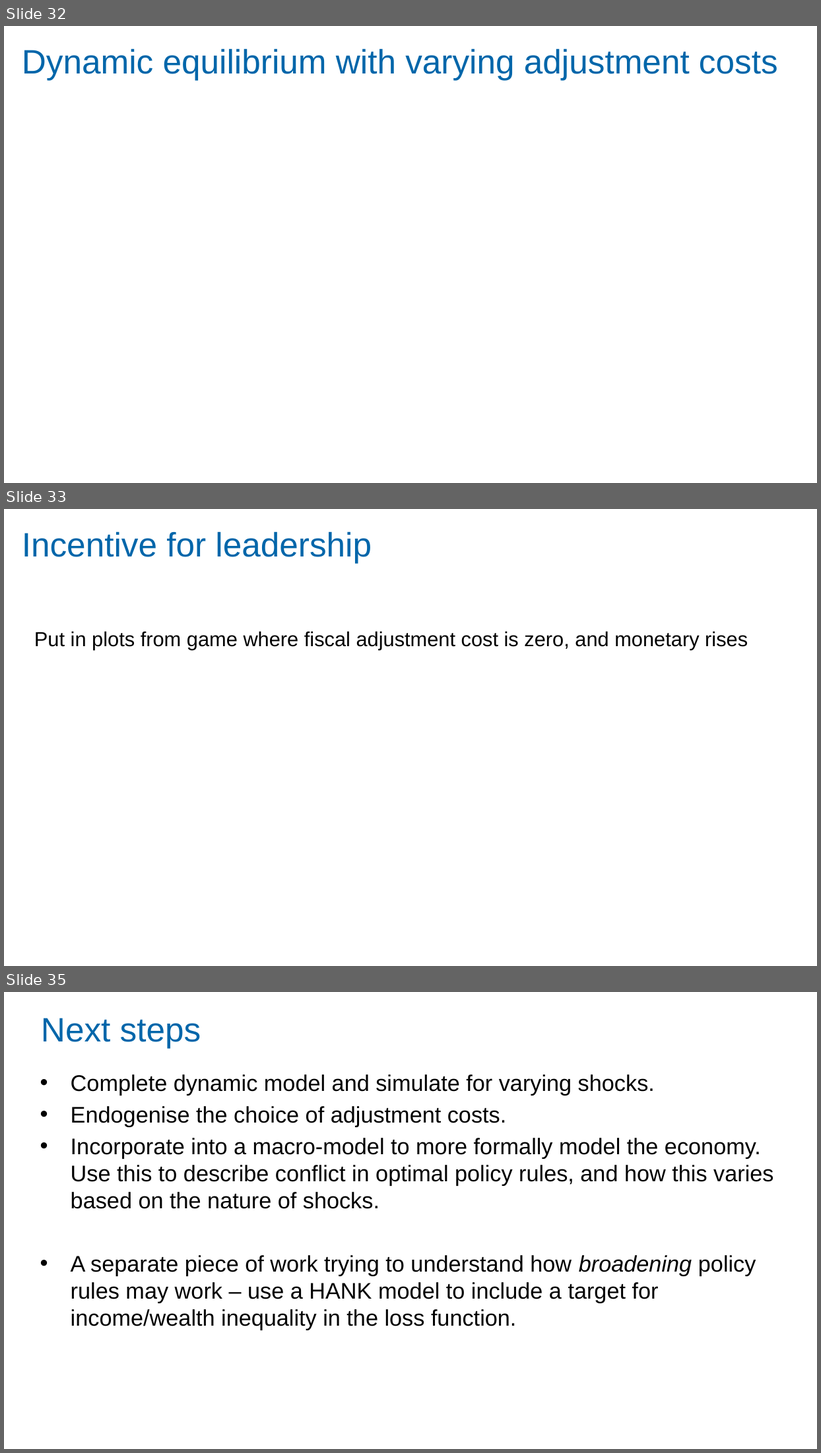
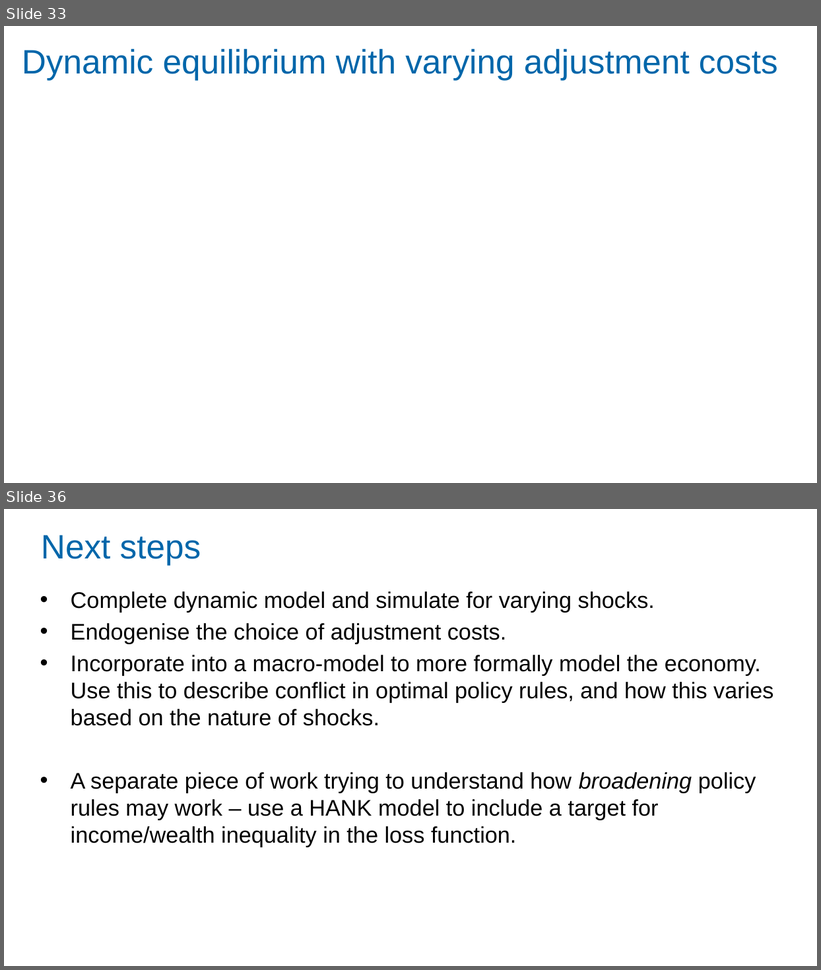
Before and after one commit to Zjub/TVHENZ, a slide deck: MF coordination/SI_game/Monetary and Fiscal Policy Coordination.pptx. Shown one above the other, each under a label of ours: slides 32, 33 and 35 before the commit, slides 33 and 36 after it; the slides between them are not shown. The pictures are 821x1453 and 821x970 pixels, drawn with LibreOffice and Linux fonts; fonts in the diff are those of the drawing. Boxes give left, top, right and bottom in pixels: in the first picture for what was removed or moved away, otherwise in the second. Text is boxed around its words. In the diff, an @@ line names an element or a change of style, - is before the commit and + after.

```diff
--- a/MF coordination/SI_game/Monetary and Fiscal Policy Coordination.pptx
+++ b/MF coordination/SI_game/Monetary and Fiscal Policy Coordination.pptx
@@ slide 33 removed at [4, 509, 817, 966], background #FFFFFF @@
@@ title removed at [22, 531, 372, 564] @@
-Incentive for leadership
@@ text removed at [34, 631, 748, 650] @@
-Put in plots from game where fiscal adjustment cost is zero, and monetary rises
@@ what was slide 32 is now slide 33 @@
@@ what was slide 35 is now slide 36 @@
```
Also in this commit, not shown: 2 slides added, 2 other files.
